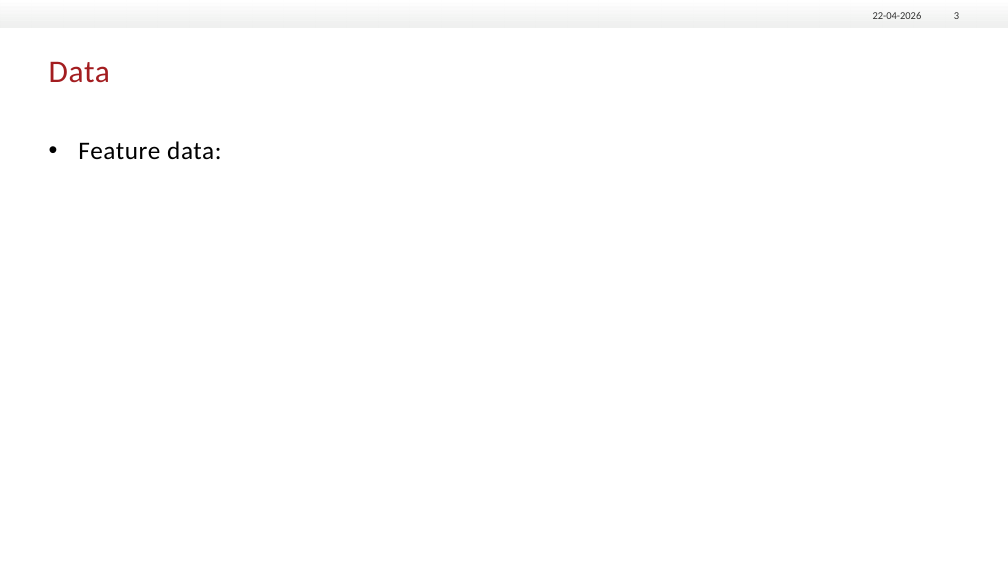
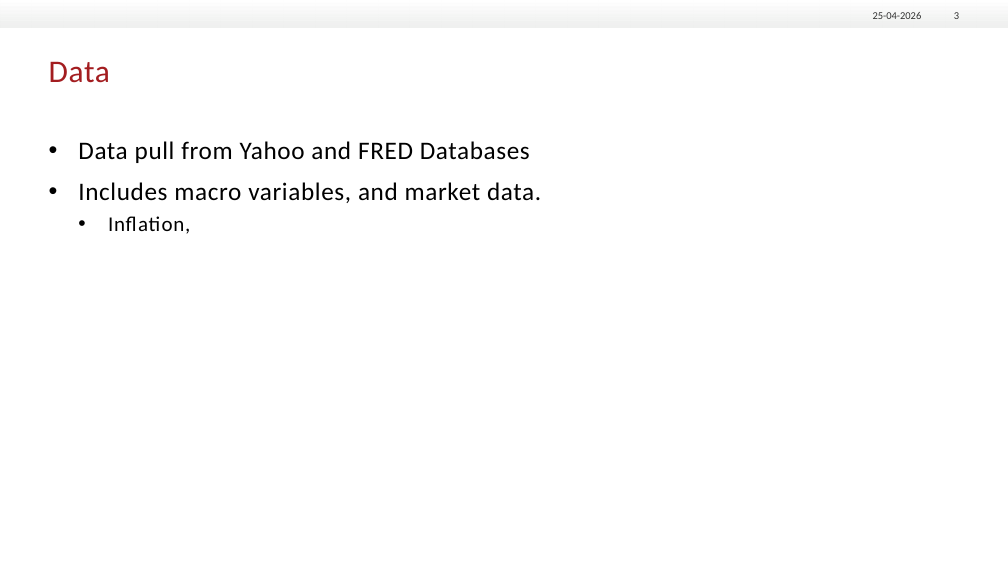
Before and after one commit to Dausekongen/Seminar, a slide deck: slide 3 of Præsentation3.pptx. Drawn at 1008x567 pixels with LibreOffice and Linux fonts; fonts in the diff are those of the drawing; background and template pictures are left out. Boxes give left, top, right and bottom in pixels: in the first picture for what was removed or moved away, otherwise in the second. Text is boxed around its words. In the diff, an @@ line names an element or a change of style, - is before the commit and + after.

Commit message:
Nye modeller features og assets

```diff
--- a/Præsentation3.pptx
+++ b/Præsentation3.pptx
@@ text at (78,141,541,234): text changed @@
-• Feature data:
+• Data pull from Yahoo and FRED Databases
+• Includes macro variables, and market data.
+  • Inflation,
```
Also in this commit, not shown: 1 other slide changed, 7 other files.
